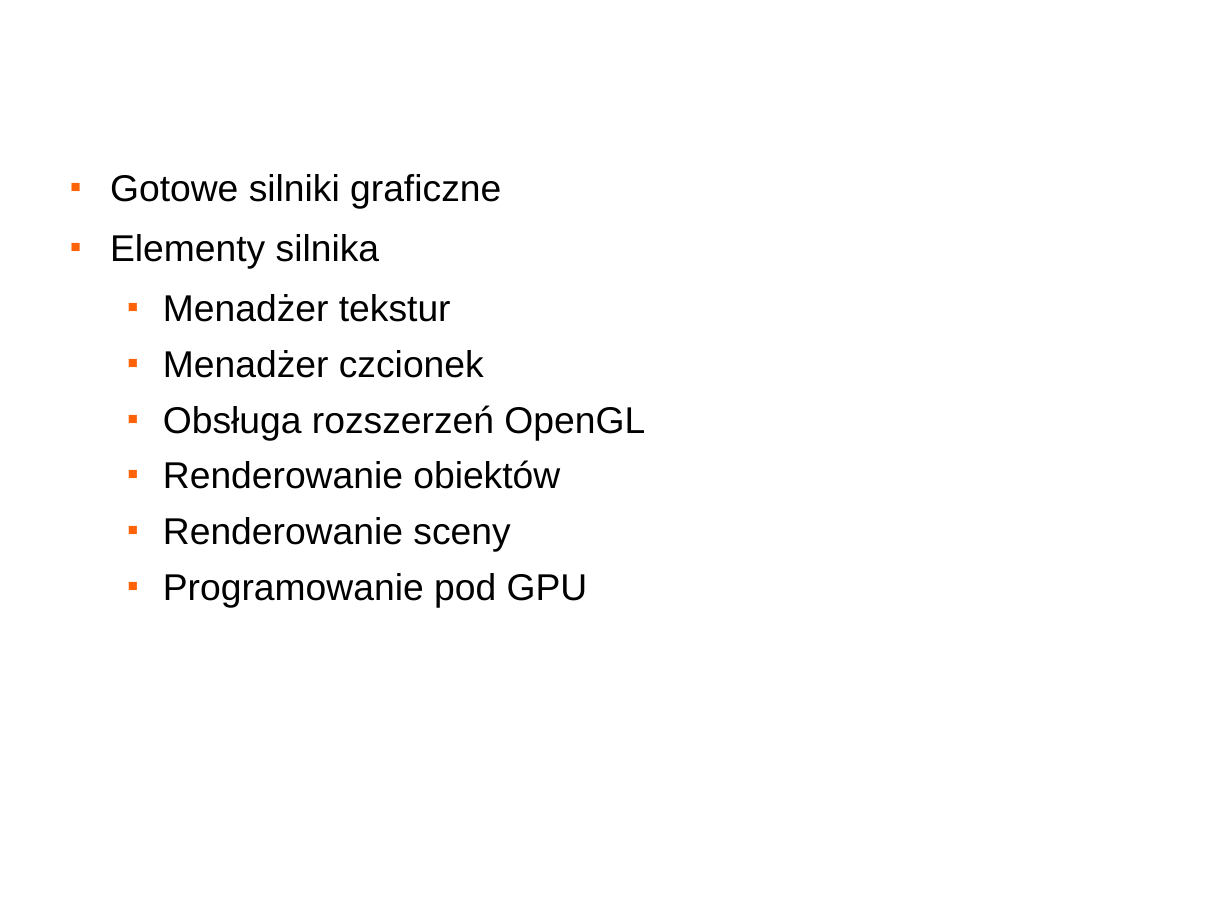
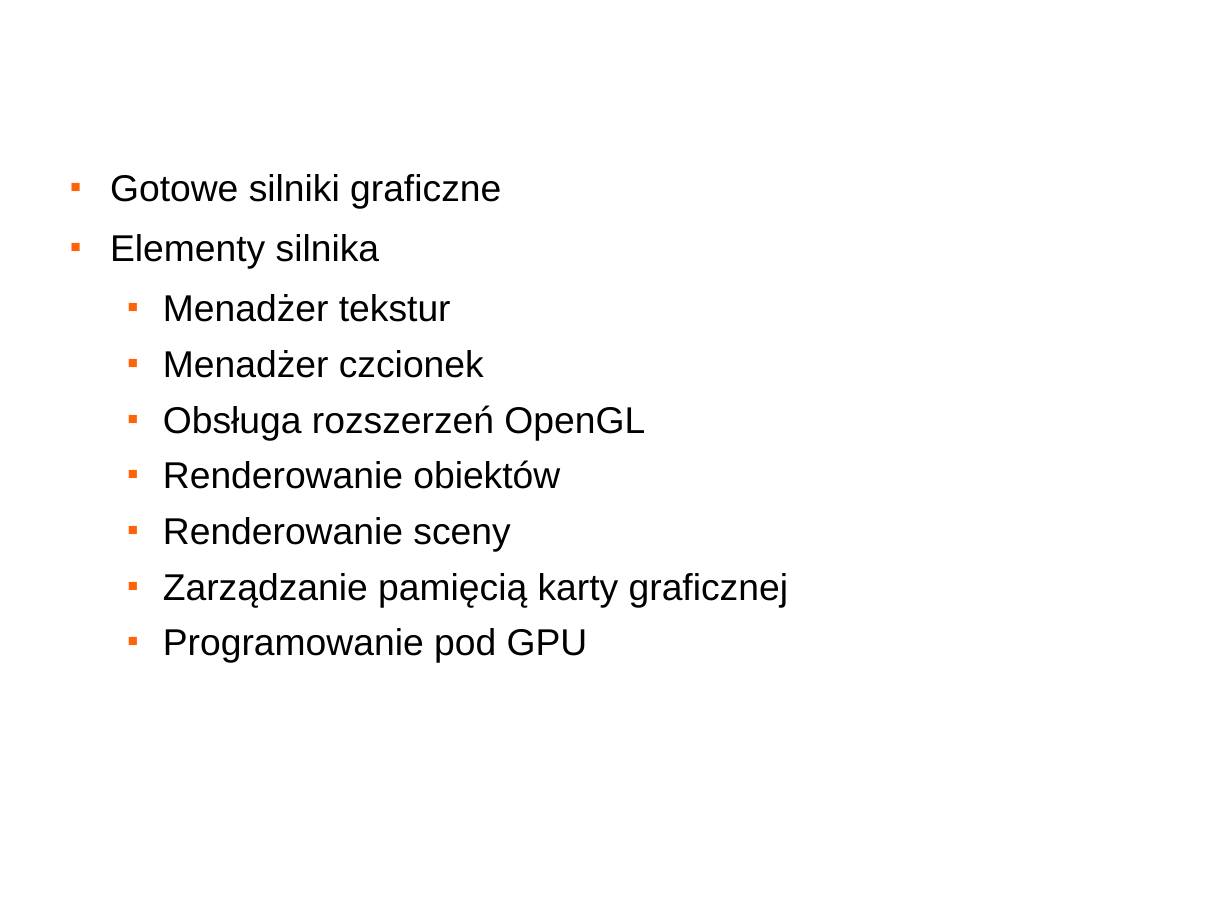
Before and after one commit to changtailiang/fighter3d-googlecode, a slide deck: slide 7 of Doc/obrona.odp. Drawn at 1232x924 pixels with LibreOffice and Linux fonts; fonts in the diff are those of the drawing; background and template pictures are left out. Boxes give left, top, right and bottom in pixels: in the first picture for what was removed or moved away, otherwise in the second. Text is boxed around its words. In the diff, an @@ line names an element or a change of style, - is before the commit and + after.

```diff
--- a/Doc/obrona.odp
+++ b/Doc/obrona.odp
@@ text at bbox=[163, 573, 788, 608]: paragraph added @@
+  ■ Zarządzanie pamięcią karty graficznej
```
Also in this commit, not shown: 4 other slides changed, 5 other files.
